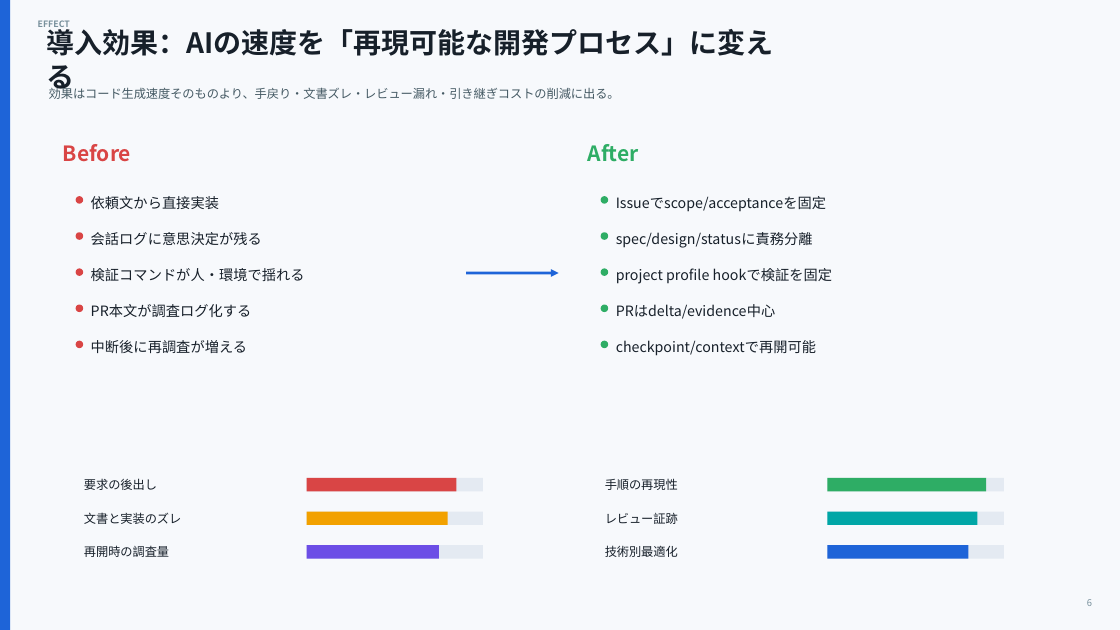
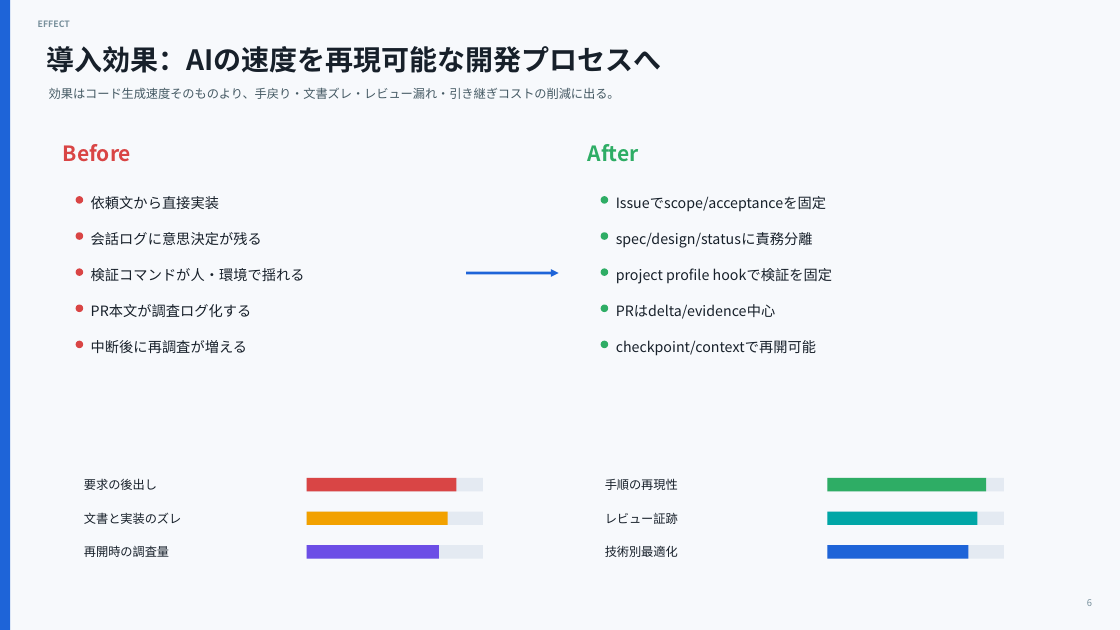
Before and after one commit to puchinya/ai-agent-project-template, a slide deck: slide 6 of docs/presentations/ai-agent-project-template-introduction.pptx. Drawn at 1120x630 pixels with LibreOffice and Linux fonts; fonts in the diff are those of the drawing. Boxes give left, top, right and bottom in pixels: in the first picture for what was removed or moved away, otherwise in the second. Text is boxed around its words. In the diff, an @@ line names an element or a change of style, - is before the commit and + after.

```diff
--- a/docs/presentations/ai-agent-project-template-introduction.pptx
+++ b/docs/presentations/ai-agent-project-template-introduction.pptx
@@ text at [46, 46, 661, 73]: text changed @@
-導入効果：AIの速度を「再現可能な開発プロセス」に変える
+導入効果：AIの速度を再現可能な開発プロセスへ
```
Also in this commit, not shown: 14 other slides changed, 20 other files.
